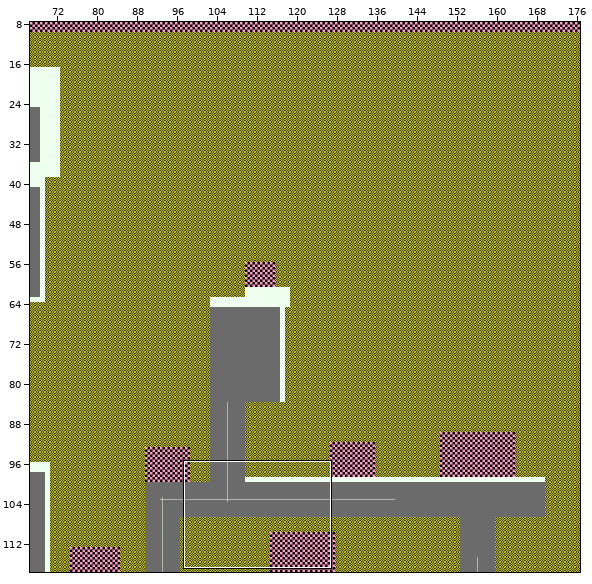
Two states of a Tiled map, Assets/Graphics/Maps/Forest/ForestDistrict.tmx. The first picture is a wide view before the edit; the outline marks the close-up.
Close-up. Before the edit:
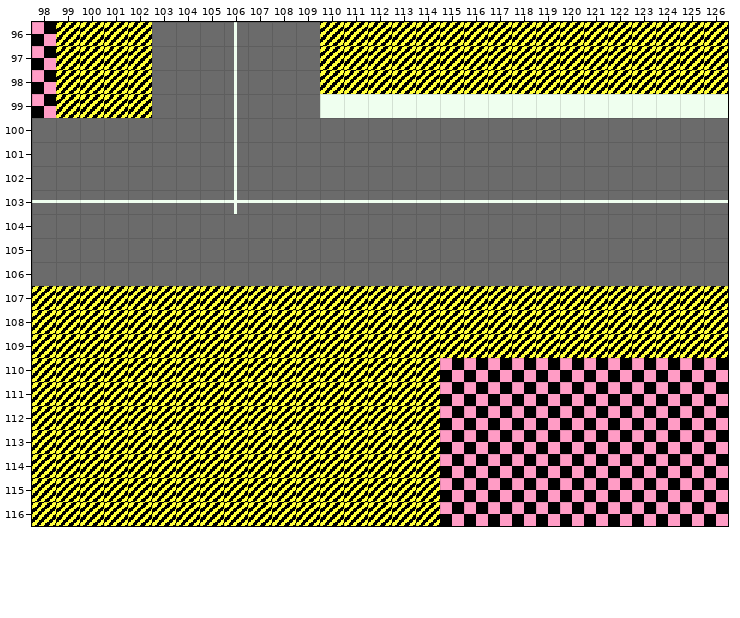
Cells are 16x16 px. Shown: x 98..126, y 96..116. The commit also changed other parts of the map, which this record leaves out.
New version:
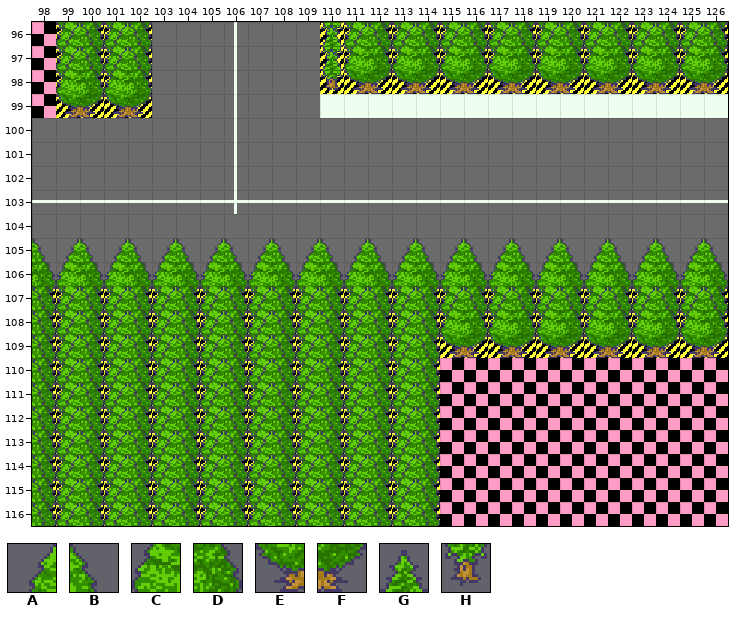
Key: from "Forest": A 15, B 16, C 20, D 21, E 25, F 26; from "UrbanGreenspace": G 15, H 20.
_ is an empty cell.
Tiles of an added or newly shown layer are drawn over the layers below it.
Changes in this commit:
Layer "Graphics/Trees/TreeBase" (added):
The edit adds tile E in rows 96 to 98 at x 99, 101, 111, 113, 115, 117, 119, 121, 123 and 125; in row 99 at x 99 and 101; in rows 107 to 109 at x 99, 101, 103, 105, 107, 109, 111, 113, 115, 117, 119, 121, 123 and 125; in rows 110 to 116 at x 99, 101, 103, 105, 107, 109, 111 and 113.
The edit adds tile F in rows 96 to 98 at x 100, 102, 112, 114, 116, 118, 120, 122, 124 and 126; in row 99 at x 100 and 102; in rows 107 to 109 at x 98, 100, 102, 104, 106, 108, 110, 112, 114, 116, 118, 120, 122, 124 and 126; in rows 110 to 116 at x 98, 100, 102, 104, 106, 108, 110, 112 and 114.
The edit adds tile H in rows 96 to 98 at x 110.
Layer "Graphics/Trees/TreeMids" (added):
The edit adds tile C in rows 96 to 97 at x 99, 101, 111, 113, 115, 117, 119, 121, 123 and 125; in row 98 at x 99 and 101; in rows 106 to 108 at x 99, 101, 103, 105, 107, 109, 111, 113, 115, 117, 119, 121, 123 and 125; in rows 109 to 116 at x 99, 101, 103, 105, 107, 109, 111 and 113.
The edit adds tile D in rows 96 to 97 at x 100, 102, 112, 114, 116, 118, 120, 122, 124 and 126; in row 98 at x 100 and 102; in rows 106 to 108 at x 98, 100, 102, 104, 106, 108, 110, 112, 114, 116, 118, 120, 122, 124 and 126; in rows 109 to 116 at x 98, 100, 102, 104, 106, 108, 110, 112 and 114.
Layer "Graphics/Trees/TreeTops" (added):
The edit adds tile A in row 96 at x 99, 101, 111, 113, 115, 117, 119, 121, 123 and 125; in row 97 at x 99 and 101; in row 105 at x 99, 101, 103, 105, 107, 109, 111, 113, 115, 117, 119, 121, 123 and 125; in row 107 at x 99, 101, 103, 105, 107, 109, 111, 113, 115, 117, 119, 121, 123 and 125; in rows 108 to 116 at x 99, 101, 103, 105, 107, 109, 111 and 113.
The edit adds tile B in row 96 at x 100, 102, 112, 114, 116, 118, 120, 122, 124 and 126; in row 97 at x 100 and 102; in row 105 at x 98, 100, 102, 104, 106, 108, 110, 112, 114, 116, 118, 120, 122, 124 and 126; in row 107 at x 98, 100, 102, 104, 106, 108, 110, 112, 114, 116, 118, 120, 122, 124 and 126; in rows 108 to 116 at x 98, 100, 102, 104, 106, 108, 110, 112 and 114.
The edit adds tile C in row 106 at x 99, 101, 103, 105, 107, 109, 111, 113, 115, 117, 119, 121, 123 and 125.
The edit adds tile D in row 106 at x 98, 100, 102, 104, 106, 108, 110, 112, 114, 116, 118, 120, 122, 124 and 126.
The edit adds tile G in rows 96 to 97 at x 110.
